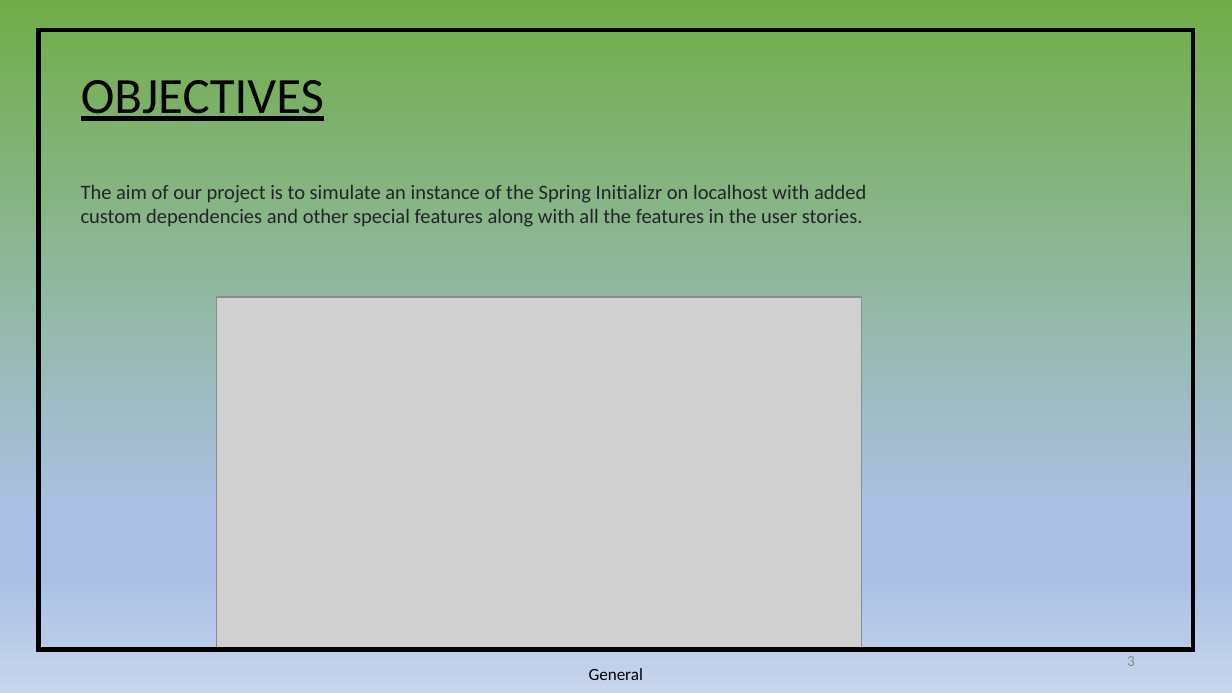
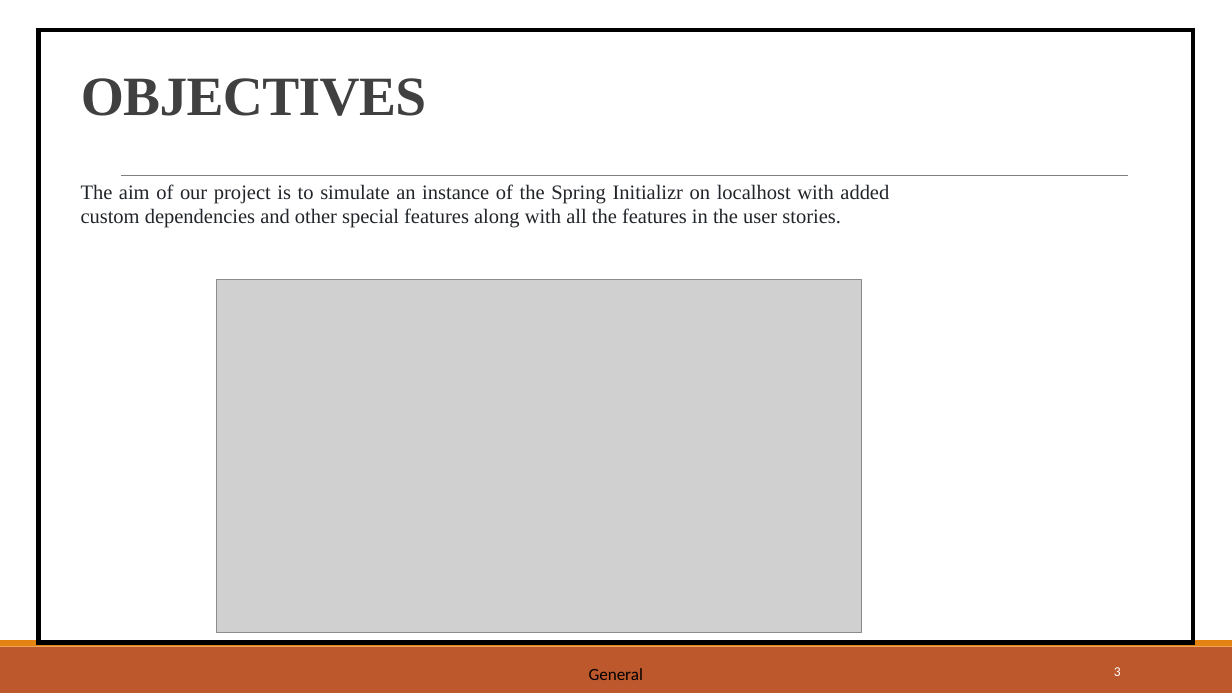
Before and after one commit to Tunir10Chaudhuri/Case_Study_Group_4, a slide deck: slide 3 of CaseStudy-04.pptx. Drawn at 1232x693 pixels with LibreOffice and Linux fonts; fonts in the diff are those of the drawing; grey boxes stand for pictures. Boxes give left, top, right and bottom in pixels: in the first picture for what was removed or moved away, otherwise in the second. Text is boxed around its words. In the diff, an @@ line names an element or a change of style, - is before the commit and + after.

```diff
--- a/CaseStudy-04.pptx
+++ b/CaseStudy-04.pptx
@@ background gradient #70AD47 to #ABC0E4 to #C7D5ED to #FFFFFF @@
@@ table: place and size @@
-table at box(38, 30, 1193, 649)
+table at box(38, 30, 1193, 642)
@@ title "OBJECTIVES" at box(81, 78, 426, 116): size 29.7 to 32.4 pt, font Calibri to Times New Roman, text colour #000000 to #404040, letter spacing 0 to -0.4 pt, bold on, underline off; line spacing 0.9 to 0.85; vertical alignment middle to bottom @@
@@ text "The aim of our project ..." at box(81, 184, 889, 228): font Calibri to Times New Roman; alignment left to justified @@
@@ line added from (121, 176) to (1127, 176), #808080 0.5 pt @@
@@ picture: place and size @@
-picture at box(217, 297, 862, 649)
+picture at box(217, 280, 862, 632)
@@ rectangle added at box(0, 647, 1232, 693), fill #BD582C @@
@@ rectangle added at box(0, 641, 1232, 647), fill #E48312 @@
@@ page number: place and size @@
-page number at box(1127, 656, 1135, 666)
+page number at box(1114, 667, 1121, 676)
@@ page number at box(1114, 667, 1121, 676): size 9 to 7.9 pt, text colour #8C8C8C to #FFFFFF @@
```
Also in this commit, not shown: 9 other slides changed, 1 slide added, 1 slide removed.
